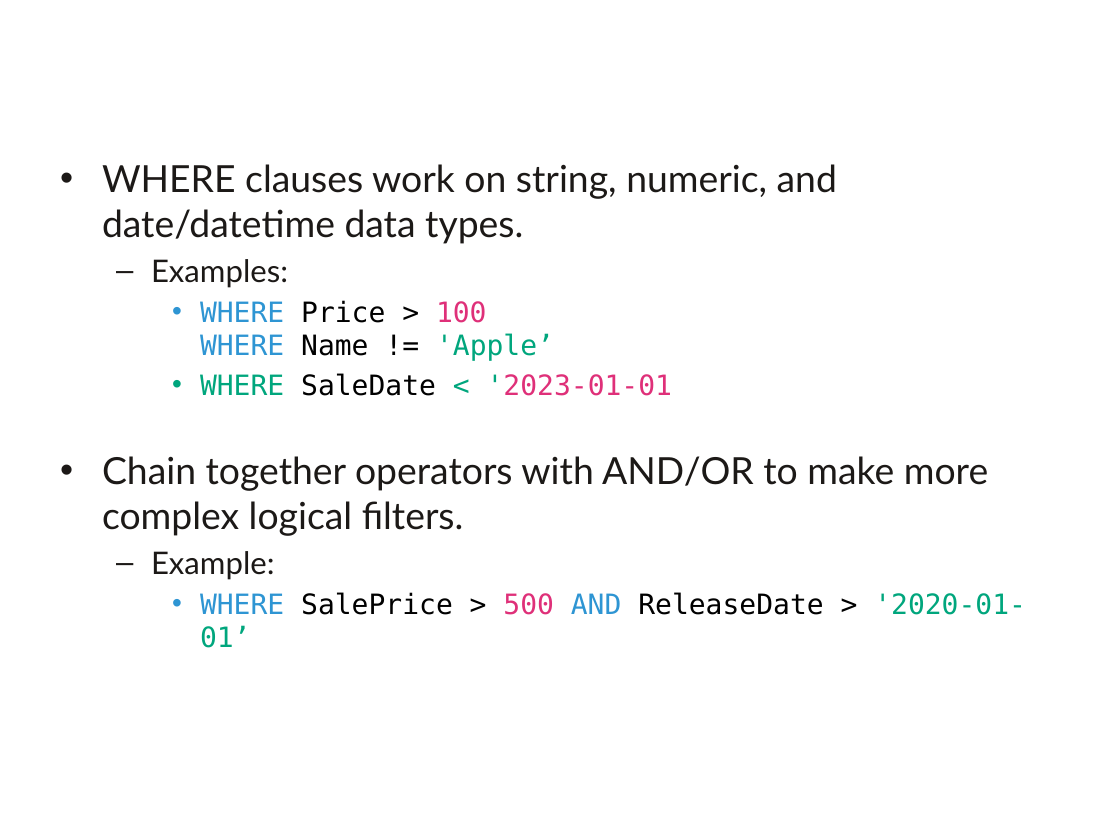
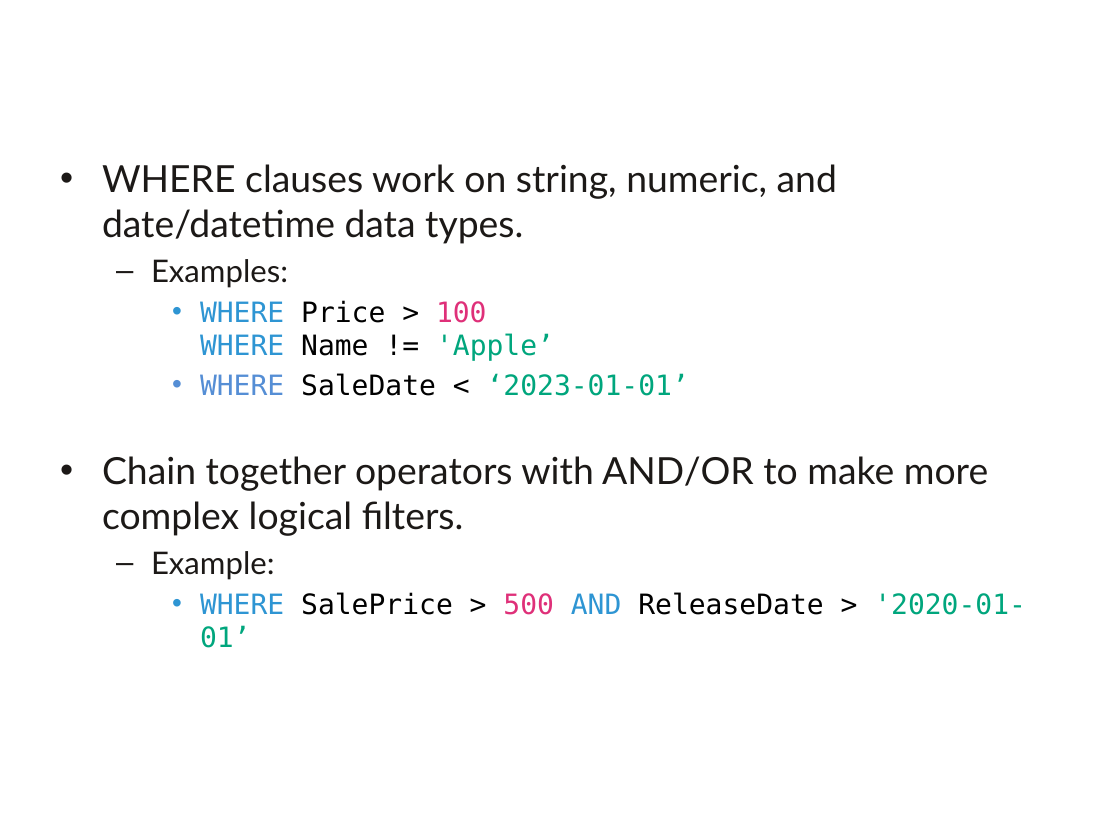
Before and after one commit to a099954/ABC-Program, a slide deck: slide 9 of SQL/Day 2 Filtering and Ordering/Filtering and Ordering.pptx. Drawn at 1120x840 pixels with LibreOffice and Linux fonts; fonts in the diff are those of the drawing; background and template pictures are left out. Boxes give left, top, right and bottom in pixels: in the first picture for what was removed or moved away, otherwise in the second. Text is boxed around its words. In the diff, an @@ line names an element or a change of style, - is before the commit and + after.

Commit message:
final revision

```diff
--- a/SQL/Day 2 Filtering and Ordering/Filtering and Ordering.pptx
+++ b/SQL/Day 2 Filtering and Ordering/Filtering and Ordering.pptx
@@ text at (200, 373, 689, 396): text changed; text colour #DF3079 to #00A67D @@
-    • WHERE SaleDate < '2023-01-01’
+    • WHERE SaleDate < ‘2023-01-01’
```
